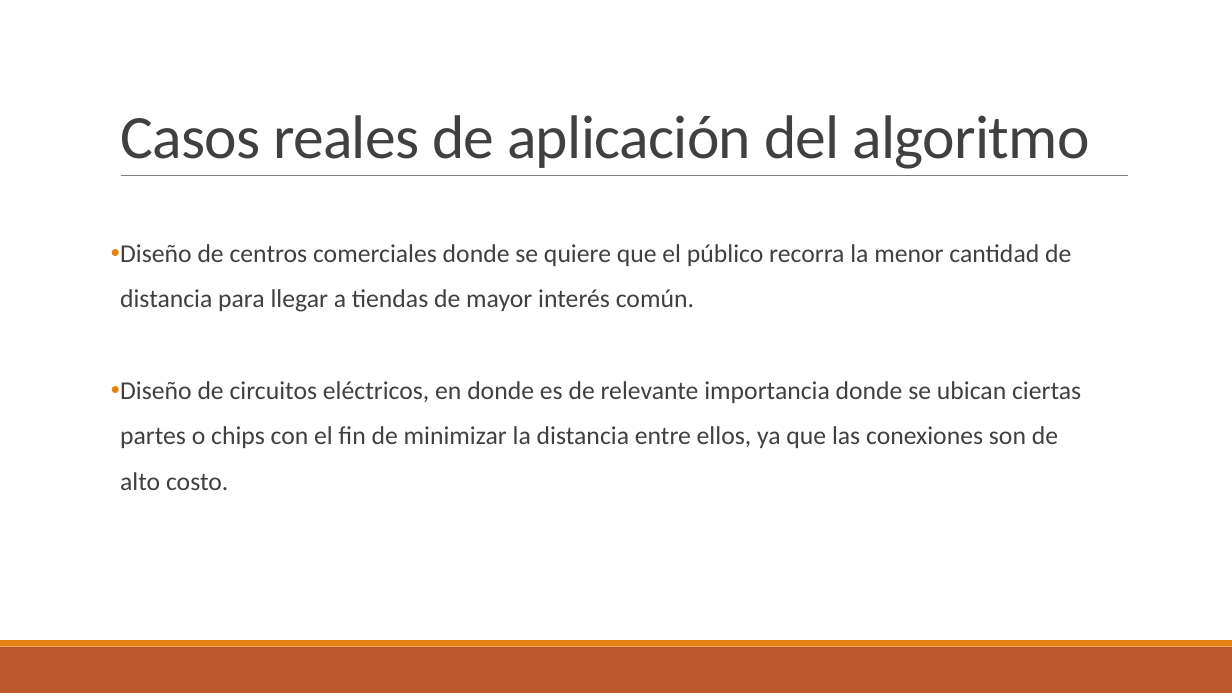
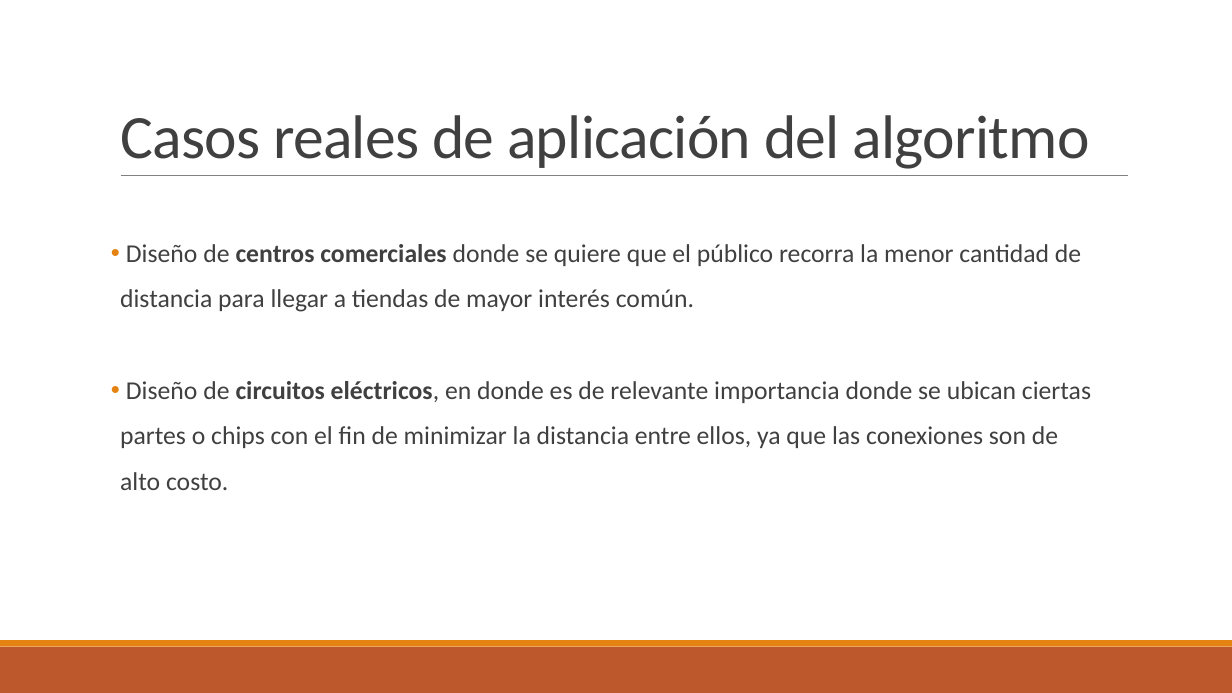
Before and after one commit to santidediego/Algoritmica, a slide deck: slide 13 of Practica3/Greedy.pptx (slide 12 before the commit). Drawn at 1232x693 pixels with LibreOffice and Linux fonts; fonts in the diff are those of the drawing. Boxes give left, top, right and bottom in pixels: in the first picture for what was removed or moved away, otherwise in the second. Text is boxed around its words. In the diff, an @@ line names an element or a change of style, - is before the commit and + after.

```diff
--- a/Practica3/Greedy.pptx
+++ b/Practica3/Greedy.pptx
@@ text at <box>126,244,1091,403</box>: bold on in "centros comerciales", "circuitos eléctricos," @@
```
Also in this commit, not shown: 6 other slides changed, 3 slides added, 1 other file.
